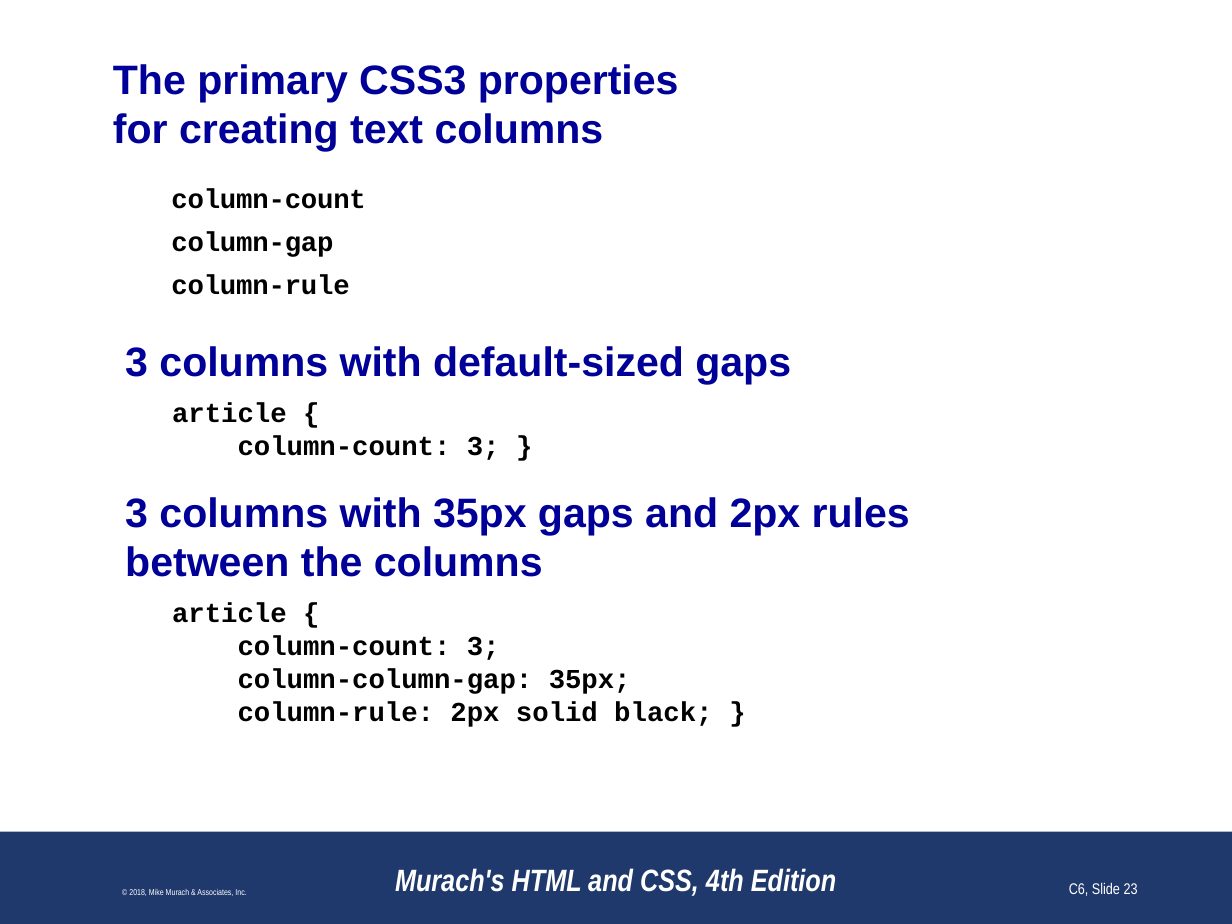
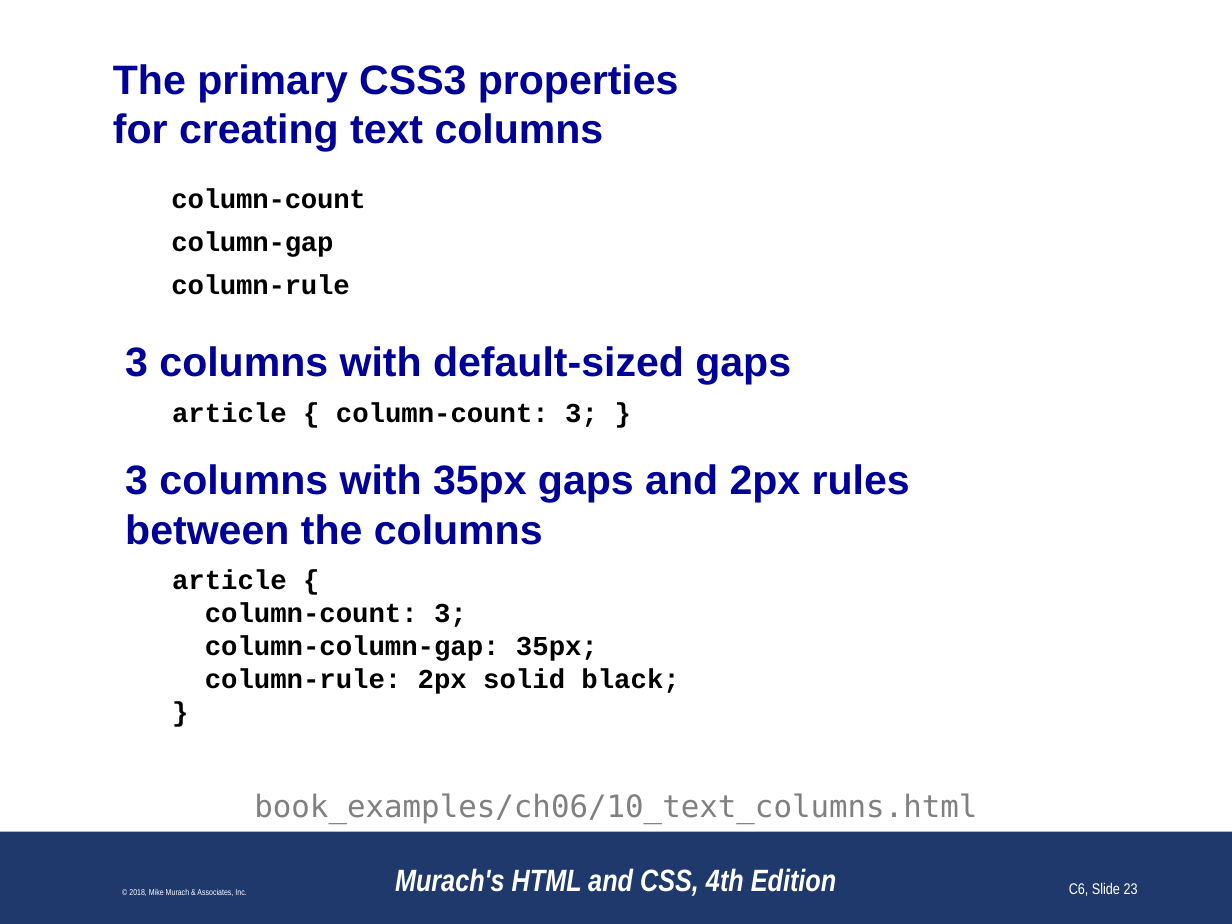
Before and after one commit to paulsmithkc/awd1000_base_lab_and_homework, a slide deck: slide 23 of murach_html_4e/slides/Chapter 6 slides (Revised).pptx. Drawn at 1232x924 pixels with LibreOffice and Linux fonts; fonts in the diff are those of the drawing; background and template pictures are left out. Boxes give left, top, right and bottom in pixels: in the first picture for what was removed or moved away, otherwise in the second. Text is boxed around its words. In the diff, an @@ line names an element or a change of style, - is before the commit and + after.

```diff
--- a/murach_html_4e/slides/Chapter 6 slides (Revised).pptx
+++ b/murach_html_4e/slides/Chapter 6 slides (Revised).pptx
@@ text at bbox=[172, 403, 598, 427]: text changed @@
-article {
-column-count: 3; }
+article { column-count: 3; }
@@ text at bbox=[205, 669, 679, 694]: text changed @@
-column-rule: 2px solid black; }
+column-rule: 2px solid black;
+}
@@ text added at bbox=[254, 793, 977, 824], 18 pt, text #808080 @@
+book_examples/ch06/10_text_columns.html
```
Also in this commit, not shown: 26 other slides changed, 1 slide added, 3 slides removed.
